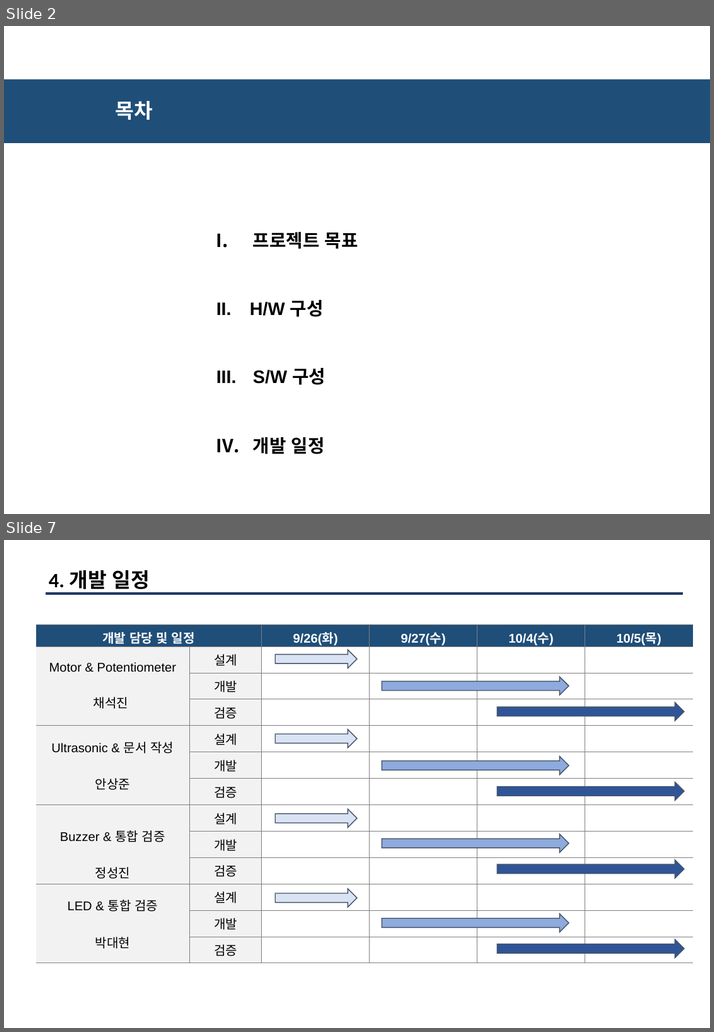
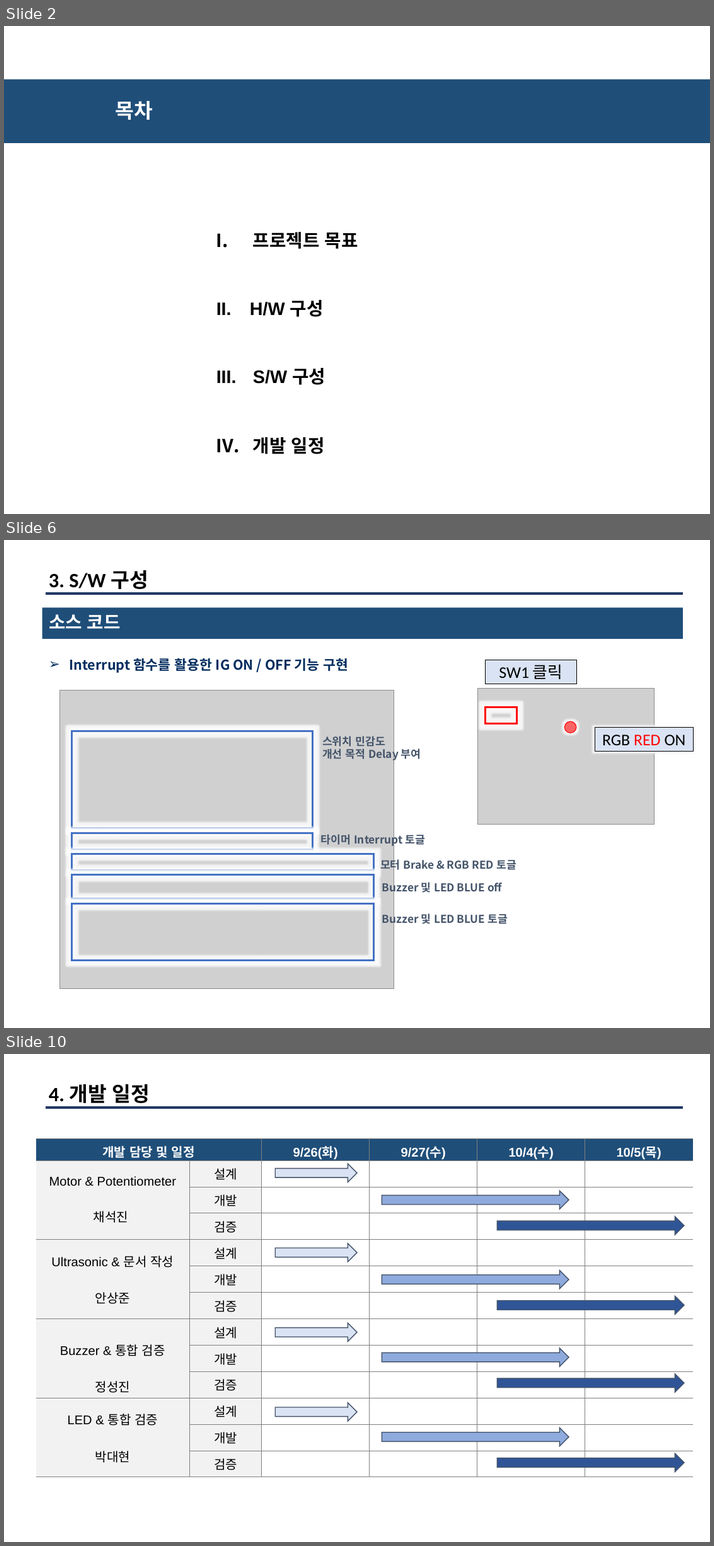
Before and after one commit to kaikan7/Reskill_project, a slide deck: U_sonic/2조_RESKILL_PROJECT_최종발표___.pptx. Shown one above the other, each under a label of ours: slides 2 and 7 before the commit, slides 2, 6 and 10 after it; the slides between them are not shown. The pictures are 714x1032 and 714x1546 pixels, drawn with LibreOffice and Linux fonts; fonts in the diff are those of the drawing; grey boxes stand for pictures. Boxes give left, top, right and bottom in pixels: in the first picture for what was removed or moved away, otherwise in the second. Text is boxed around its words. In the diff, an @@ line names an element or a change of style, - is before the commit and + after.

Commit message:
brake add

```diff
--- a/U_sonic/2조_RESKILL_PROJECT_최종발표___.pptx
+++ b/U_sonic/2조_RESKILL_PROJECT_최종발표___.pptx
@@ slide 6 added at [4, 540, 710, 1028], background #FFFFFF @@
@@ text added at [49, 570, 148, 593], 22.5 pt, text #000000, bold @@
+3. S/W 구성
@@ line added from (46, 594) to (683, 594), #203864 3 pt @@
@@ rectangle added at [42, 608, 683, 639], fill #1F4E79, 20 pt, text #FFFFFF, bold @@
+소스 코드
@@ text added at [69, 658, 349, 673], 15 pt, text #012C5F, bold @@
+➢ Interrupt 함수를 활용한 IG ON / OFF 기능 구현
@@ rectangle added at [485, 660, 576, 684], fill #DAE3F3, outline #000000 0.5 pt, 18 pt, text #000000 @@
+SW1 클릭
@@ picture added at [59, 691, 393, 990] @@
@@ picture added at [478, 689, 654, 825] @@
@@ rectangle added at [485, 708, 517, 724], outline #FF0000 2.25 pt @@
@@ ellipse added at [564, 722, 576, 733], fill #FF0000 at 59% opacity, outline #FF0000 0.75 pt @@
@@ rectangle added at [594, 728, 693, 751], fill #DAE3F3, outline #000000 0.5 pt, 18 pt, text #000000 @@
+RGB RED ON
@@ rectangle added at [72, 732, 313, 829], outline #4472C4 2.25 pt @@
@@ text added at [322, 736, 421, 762], 12 pt, text #44546A, bold @@
+스위치 민감도
+개선 목적 Delay 부여
@@ rectangle added at [72, 834, 313, 850], outline #4472C4 2.25 pt @@
@@ text added at [321, 832, 425, 847], 12 pt, text #44546A, bold @@
+타이머 Interrupt 토글
@@ rectangle added at [72, 854, 374, 870], outline #4472C4 2.25 pt @@
@@ text added at [380, 858, 516, 872], 12 pt, text #44546A, bold @@
+모터 Brake & RGB RED 토글
@@ rectangle added at [72, 875, 374, 899], outline #4472C4 2.25 pt @@
@@ text added at [382, 880, 502, 895], 12 pt, text #44546A, bold @@
+Buzzer 및 LED BLUE off
@@ rectangle added at [72, 904, 374, 961], outline #4472C4 2.25 pt @@
@@ text added at [382, 912, 507, 926], 12 pt, text #44546A, bold @@
+Buzzer 및 LED BLUE 토글
@@ what was slide 7 is now slide 10 @@
```
Also in this commit, not shown: 3 slides changed, 4 other slides added, 1 slide removed.
